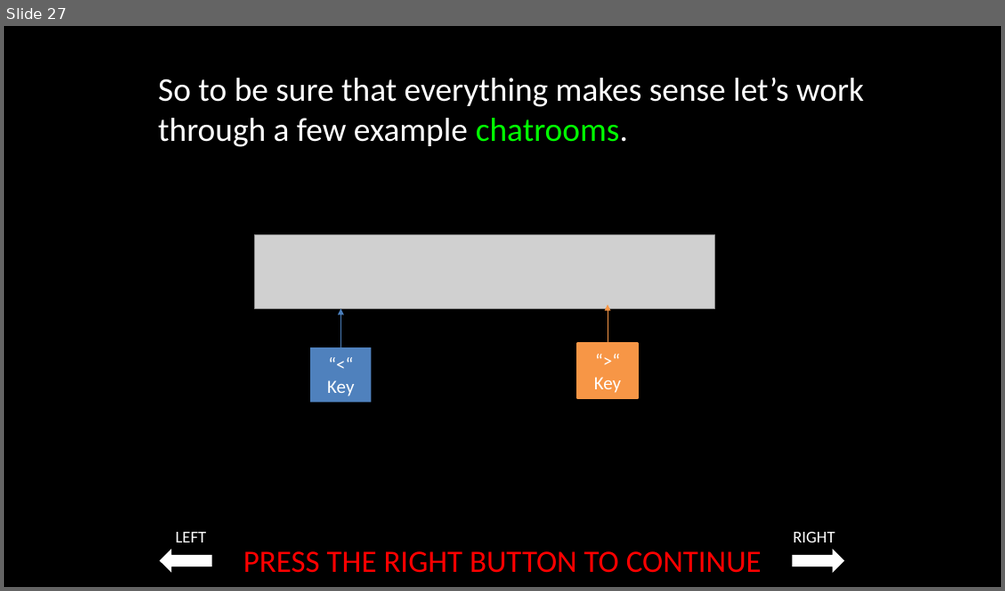
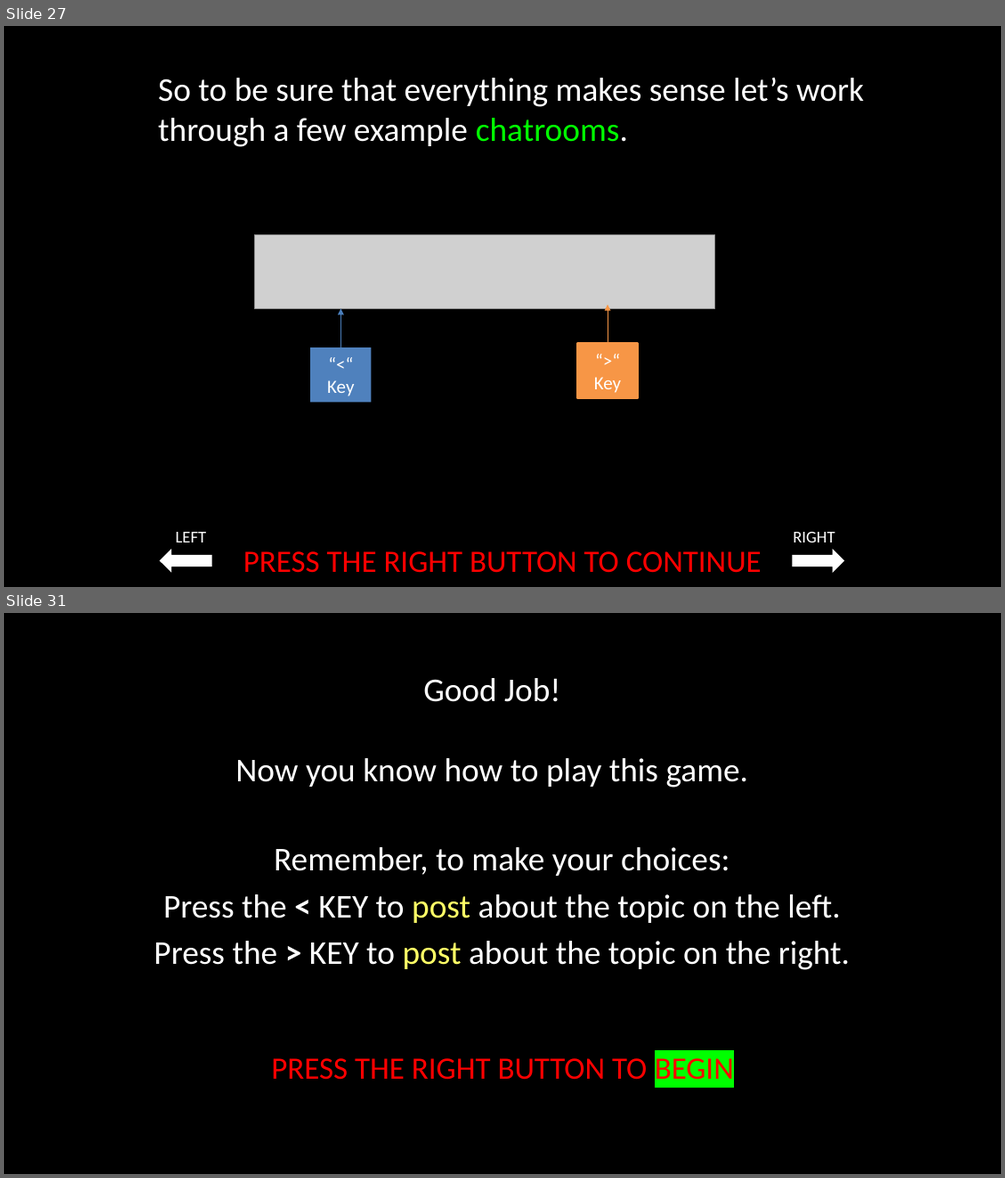
Before and after one commit to laureate-institute-for-brain-research/StimToolOnline, a slide deck: public/js/tasks/social_media/media/Social_media_task_instructions_06_29_2022.pptx. Shown one above the other, each under a label of ours: slide 27 before the commit, slides 27 and 31 after it; the slides between them are not shown. The pictures are 1005x591 and 1005x1178 pixels, drawn with LibreOffice and Linux fonts; fonts in the diff are those of the drawing; grey boxes stand for pictures. Boxes give left, top, right and bottom in pixels: in the first picture for what was removed or moved away, otherwise in the second. Text is boxed around its words. In the diff, an @@ line names an element or a change of style, - is before the commit and + after.

```diff
--- a/public/js/tasks/social_media/media/Social_media_task_instructions_06_29_2022.pptx
+++ b/public/js/tasks/social_media/media/Social_media_task_instructions_06_29_2022.pptx
@@ slide 31 added at box(4, 613, 1001, 1174), background #000000 @@
@@ text added at box(235, 678, 749, 787), 32 pt, text #FFFFFF @@
+Good Job!
+Now you know how to play this game.
@@ text added at box(154, 847, 850, 970), 32 pt, text #FFFFFF @@
+Remember, to make your choices:
+Press the < KEY to post about the topic on the left.
+Press the > KEY to post about the topic on the right.
@@ text added at box(271, 1058, 734, 1079), 30 pt, text #FF0000 @@
+PRESS THE RIGHT BUTTON TO BEGIN
```
Also in this commit, not shown: 3 slides changed, 1 slide removed, 32 other files.
